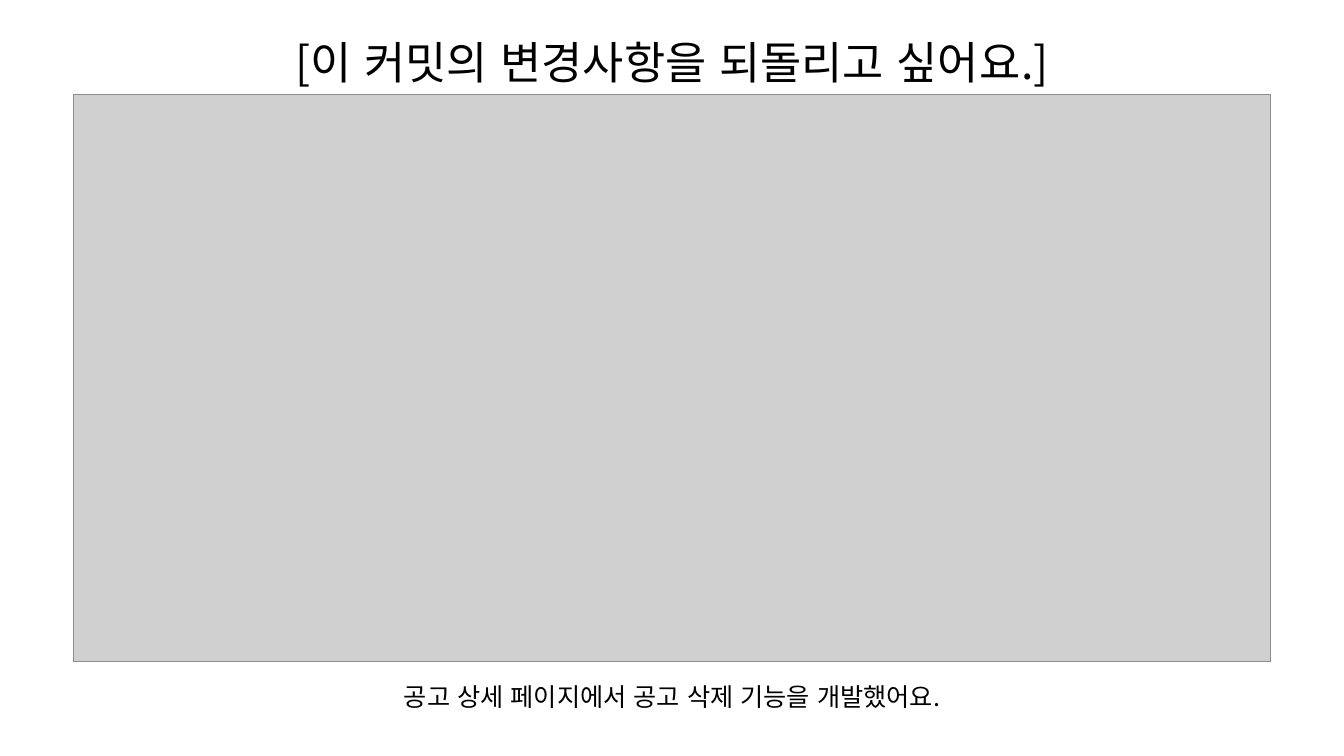
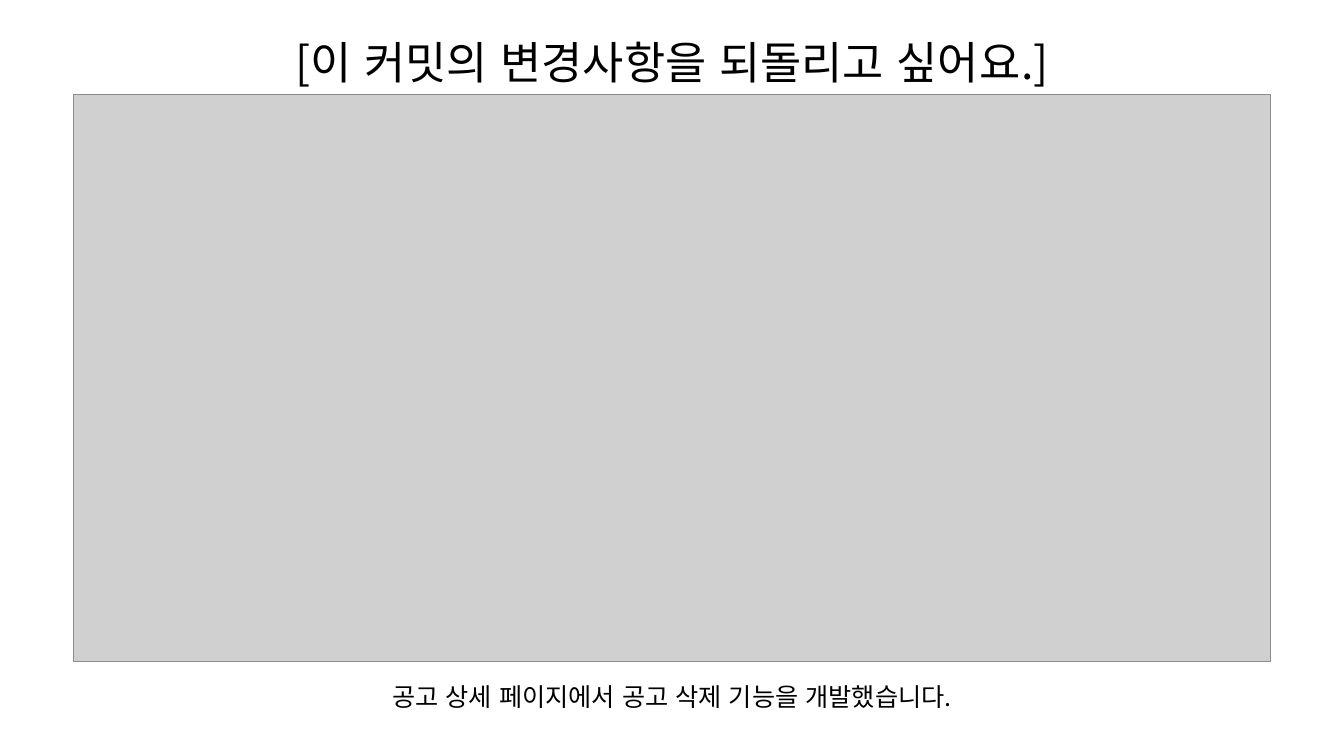
Before and after one commit to SeungHeeNoh/study_well, a slide deck: slide 43 of docs/10. 편리한 기능.pptx. Drawn at 1344x756 pixels with LibreOffice and Linux fonts; fonts in the diff are those of the drawing; grey boxes stand for pictures. Boxes give left, top, right and bottom in pixels: in the first picture for what was removed or moved away, otherwise in the second. Text is boxed around its words. In the diff, an @@ line names an element or a change of style, - is before the commit and + after.

Commit message:
docs : 편리한 기능 문서 보강

```diff
--- a/docs/10. 편리한 기능.pptx
+++ b/docs/10. 편리한 기능.pptx
@@ text at box(392, 685, 952, 708): text changed @@
-공고 상세 페이지에서 공고 삭제 기능을 개발했어요.
+공고 상세 페이지에서 공고 삭제 기능을 개발했습니다.
```
Also in this commit, not shown: 8 other slides changed, 5 slides added, 4 slides removed.
